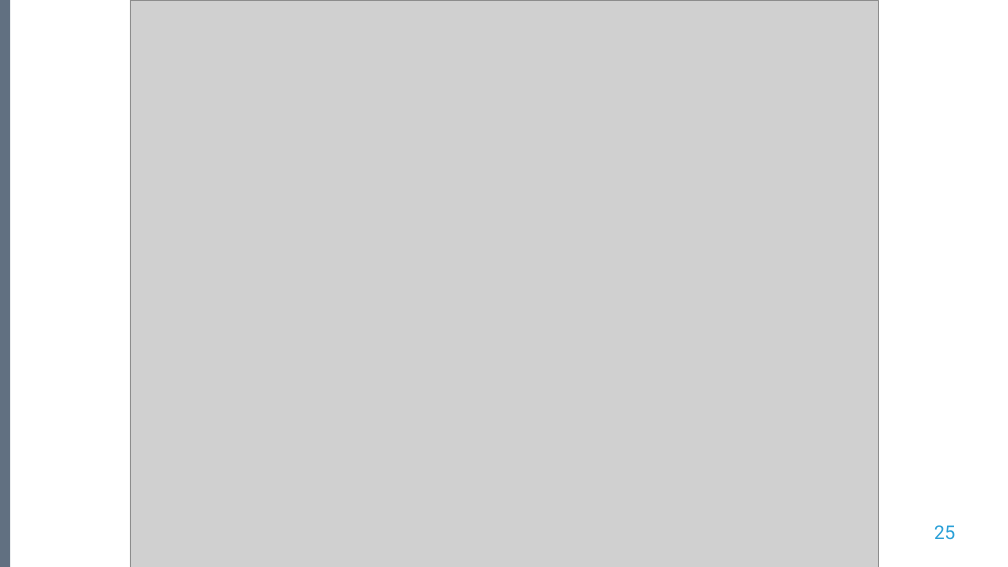
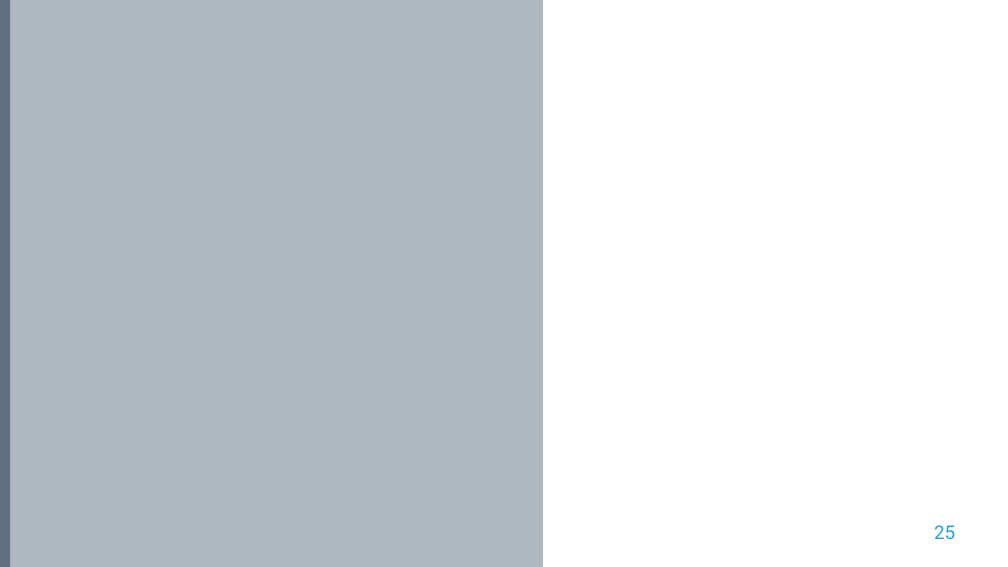
Before and after one commit to Microsoft-Web/WebCampTrainingKit, a slide deck: slide 25 of Presentation/ASPNET-in-Production/ASPNET-in-Production.pptx. Drawn at 1008x567 pixels with LibreOffice and Linux fonts; fonts in the diff are those of the drawing; grey boxes stand for pictures; background and template pictures are left out. Boxes give left, top, right and bottom in pixels: in the first picture for what was removed or moved away, otherwise in the second. Text is boxed around its words. In the diff, an @@ line names an element or a change of style, - is before the commit and + after.

Commit message:
Updated decks

```diff
--- a/Presentation/ASPNET-in-Production/ASPNET-in-Production.pptx
+++ b/Presentation/ASPNET-in-Production/ASPNET-in-Production.pptx
@@ rectangle added at [9,0,543,567], fill #617081 at 50% opacity @@
@@ picture removed at [130,0,878,567] @@
```
Also in this commit, not shown: 1 other slide changed, 1 slide added, 1 slide removed, 1 other file.
